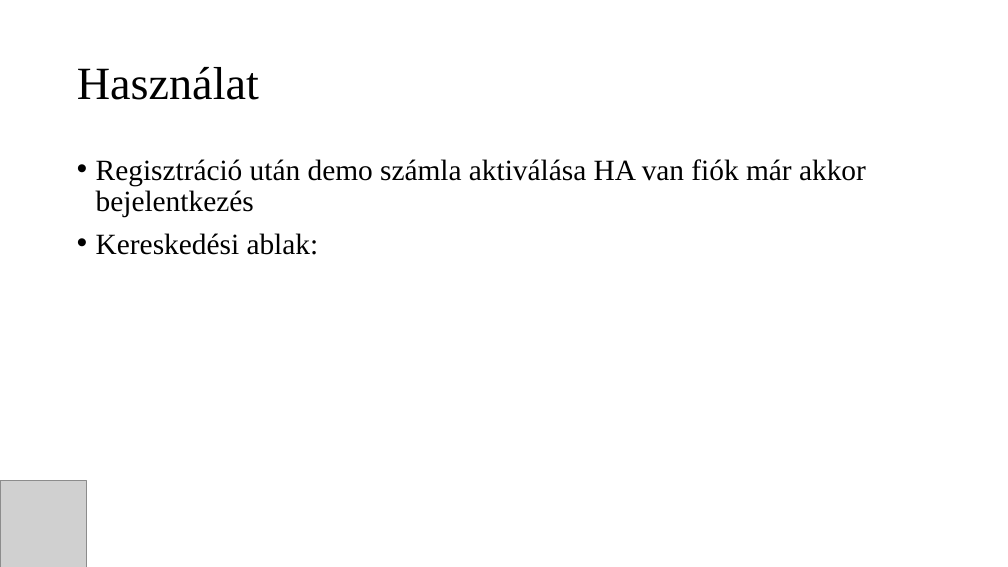
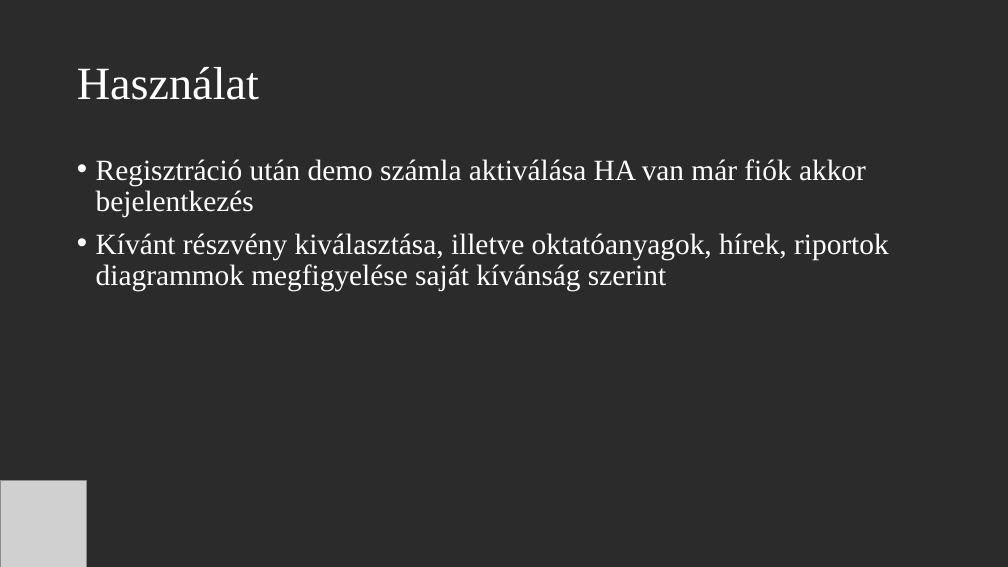
Before and after one commit to ZsigoRobert0/13_S2_3_vizsgaremek, a slide deck: slide 4 of Dokumentáció/StockMaster_Prezentacio.pptx. Drawn at 1008x567 pixels with LibreOffice and Linux fonts; fonts in the diff are those of the drawing; grey boxes stand for pictures; background and template pictures are left out; a plain dark background stands for a picture behind light text. Boxes give left, top, right and bottom in pixels: in the first picture for what was removed or moved away, otherwise in the second. Text is boxed around its words. In the diff, an @@ line names an element or a change of style, - is before the commit and + after.

```diff
--- a/Dokumentáció/StockMaster_Prezentacio.pptx
+++ b/Dokumentáció/StockMaster_Prezentacio.pptx
@@ background #FFFFFF to picture (left out) @@
@@ title "Használat" at box(77, 67, 259, 100): text colour #000000 to #FFFFFF @@
@@ text at box(96, 159, 889, 292): text changed; text colour #000000 to #FFFFFF @@
-• Regisztráció után demo számla aktiválása HA van fiók már akkor bejelentkezés
-• Kereskedési ablak:
+• Regisztráció után demo számla aktiválása HA van már fiók akkor bejelentkezés
+• Kívánt részvény kiválasztása, illetve oktatóanyagok, hírek, riportok diagrammok megfigyelése saját kívánság szerint
```
Also in this commit, not shown: 10 other slides changed, 2 slides added, 2 slides removed.
